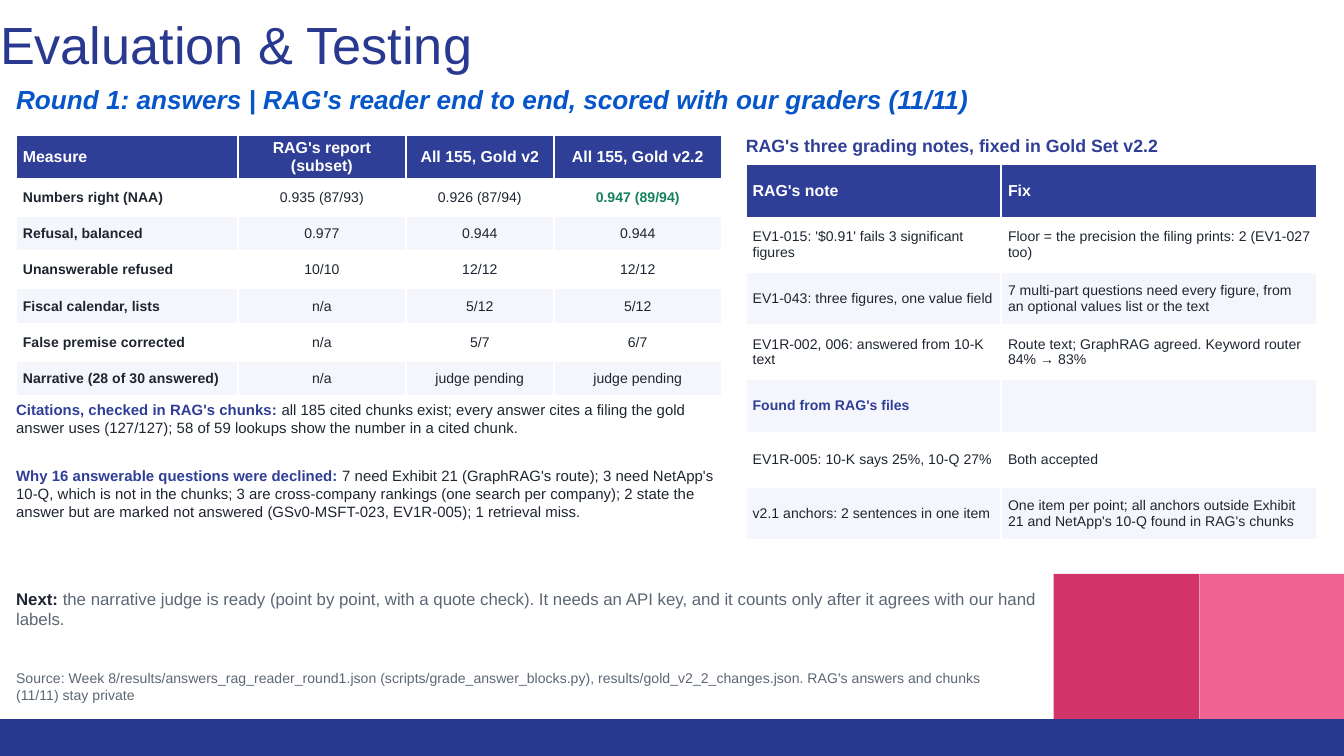
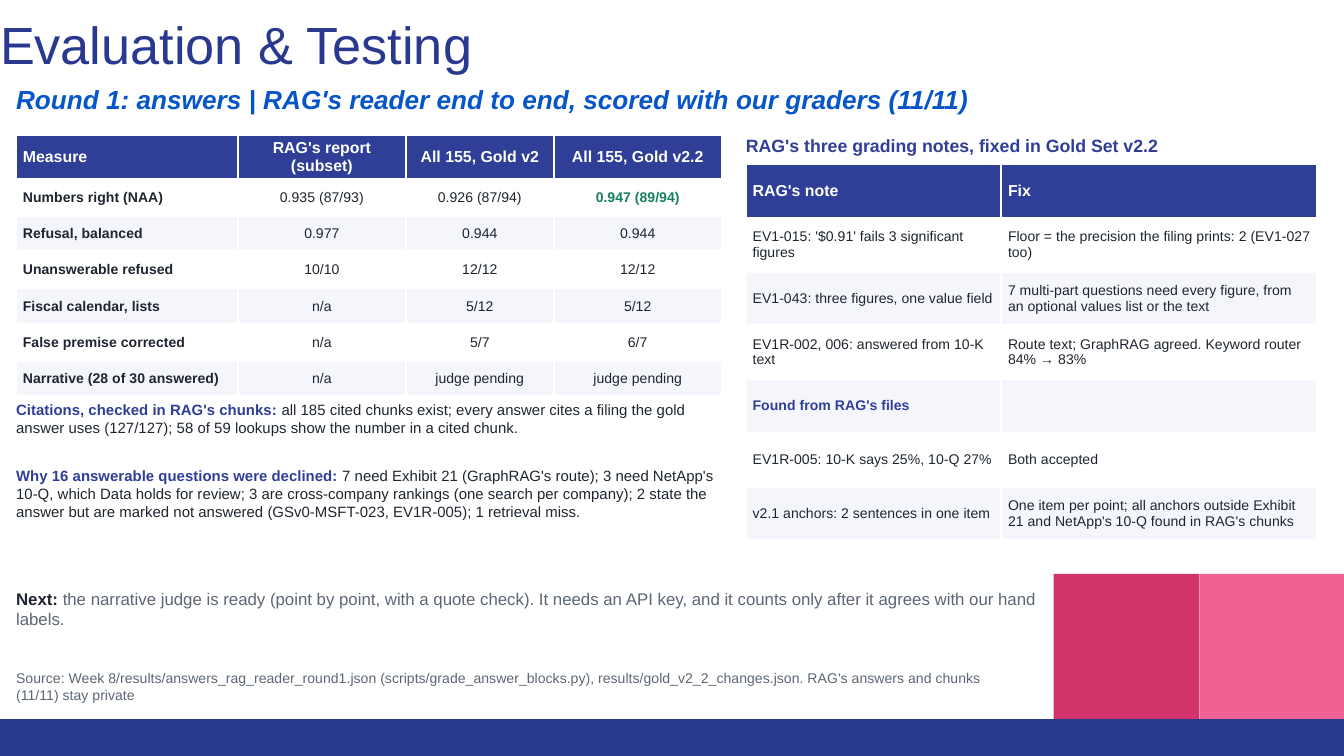
Before and after one commit to thomassong0604-oss/kpmg-eval, a slide deck: slide 3 of Week 8/deck/KPMG_Eval_Week8_11-12.pptx. Drawn at 1344x756 pixels with LibreOffice and Linux fonts; fonts in the diff are those of the drawing. Boxes give left, top, right and bottom in pixels: in the first picture for what was removed or moved away, otherwise in the second. Text is boxed around its words. In the diff, an @@ line names an element or a change of style, - is before the commit and + after.

```diff
--- a/Week 8/deck/KPMG_Eval_Week8_11-12.pptx
+++ b/Week 8/deck/KPMG_Eval_Week8_11-12.pptx
@@ text at <box>16,470,713,520</box>: text changed @@
-Why 16 answerable questions were declined: 7 need Exhibit 21 (GraphRAG's route); 3 need NetApp's 10-Q, which is not in the chunks; 3 are cross-company rankings (one search per company); 2 state the answer but are marked not answered (GSv0-MSFT-023, EV1R-005); 1 retrieval miss.
+Why 16 answerable questions were declined: 7 need Exhibit 21 (GraphRAG's route); 3 need NetApp's 10-Q, which Data holds for review; 3 are cross-company rankings (one search per company); 2 state the answer but are marked not answered (GSv0-MSFT-023, EV1R-005); 1 retrieval miss.
```
Also in this commit, not shown: 3 other slides changed, 53 other files.
